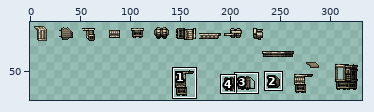
Sprite sheet -- content/Augments/augment.casing.smirglum.large.png. The first picture is a wide view before the edit; the outline marks the close-up.
Close-up. Earlier state:
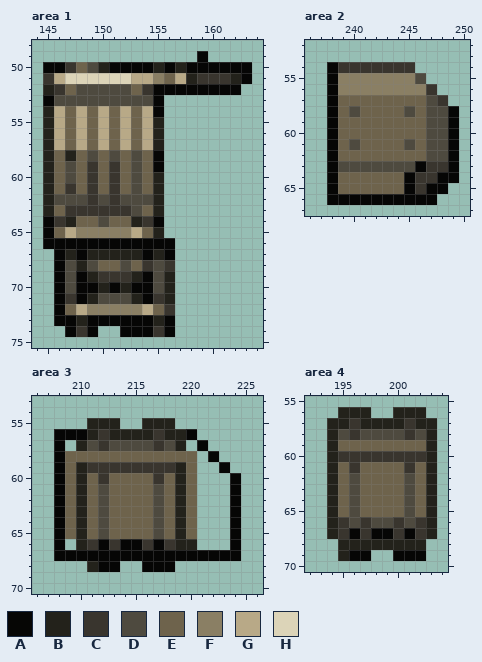
The file is 384x96 pixels. Colours within 5 levels of each other are drawn and written as one. Shown: area 1: x 144..164, y 48..75; area 2: x 236..250, y 52..67; area 3: x 206..226, y 53..70; area 4: x 192..204, y 55..70. The wide view leaves out empty margins. The commit also changed other parts of the picture, which this record leaves out.
Palette (. is transparent): A #060605  B #23221b  C #39352e  D #4e4a3f  E #6e634c  F #8a7f64  G #b8a987  H #dcd4b8
Now the later version:
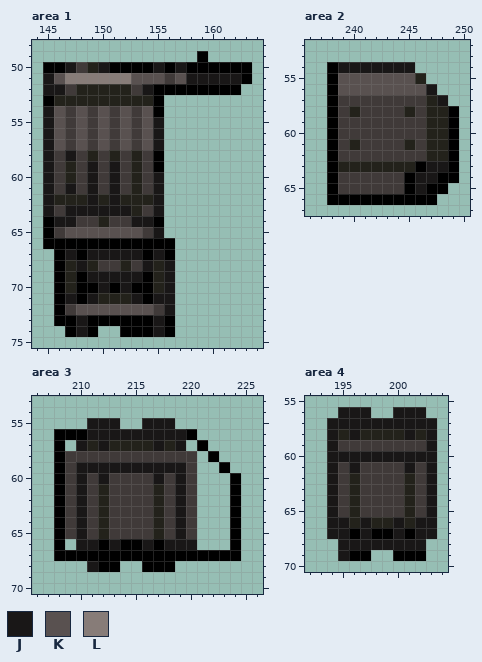
Colours new in this view: J #191717  K #595150  L #877c78
Changes in this commit:
colour A: #060605 -> #000000
colour E: #6e634c -> #403a39
Area 1:
y 50: x 147 C -> J; x 149..150 DB -> BJ; x 155 B -> J; x 157 B -> J
y 51: x 145..155 CGHHHHHHGGF -> JKLLLLLLKKK; x 157..162 GBCCCB -> KJJJJJ
y 52: x 145..146 BC -> JJ; x 148..152 DDDDD -> BBBBB; x 154 C -> J
y 53: x 146..154 DDDDDDDDD -> BBBBBBBBB
y 54: x 145..146 BG -> JK; x 148 G -> K; x 150 G -> K; x 152 G -> K; x 154 G -> K
y 55..57: x 145..146 BG -> JK; x 148 G -> K; x 150 G -> K; x 152 G -> K; x 154..155 GB -> KJ
y 58: x 145 B -> J; x 147 B -> J; x 149 D -> B; x 151 D -> B; x 153 D -> B
y 59: x 145 B -> J; x 147 D -> B; x 149 C -> J; x 151 C -> J; x 153 D -> B
y 60: x 145 B -> J; x 147 D -> B; x 149 C -> J; x 151 C -> J; x 153 D -> B; x 155 B -> J
y 61: x 145 B -> J; x 147 C -> J; x 149 C -> J; x 151 C -> J; x 153 D -> B; x 155 B -> J
y 62: x 145..155 BDDDCDCDDDB -> JBBBJBJBBBJ
y 63: x 145 B -> J; x 147..153 CCCCCCD -> JJJJJJB; x 155 B -> J
y 64: x 146..147 CB -> JJ; x 150 D -> B; x 153..154 BC -> JJ
y 65: x 147..153 GFFFFFG -> KKKKKKK; x 155 B -> J
y 67: x 147 B -> J; x 149..153 BBBBB -> JJJJJ; x 155 B -> J
y 68: x 147..149 DBD -> BJB; x 152 D -> B; x 154..156 CDC -> JBJ
y 69: x 147 D -> B; x 149..153 BCCCB -> JJJJJ; x 155..156 DB -> BJ
y 70: x 147 D -> B; x 150 B -> J; x 152 B -> J; x 155..156 DB -> BJ
y 71: x 147 C -> J; x 149..153 BDDDB -> JBBBJ; x 155..156 CB -> JJ
y 72: x 148..154 GFFFFFG -> KKKKKKK; x 156 C -> J
y 73: x 148 B -> J; x 155 B -> J
y 74: x 148 C -> J; x 155 C -> J
Area 2:
y 54: x 239..245 CCCCCCC -> JJJJJJJ
y 55: x 239..246 FFFFFFFD -> KKKKKKKB
y 56: x 239..247 FFFFFFFFC -> KKKKKKKKJ
y 57: x 247..248 DC -> BJ
y 58: x 240 D -> B; x 245 D -> B; x 247..248 DD -> BB
y 59..60: x 247..248 DD -> BB
y 61: x 240 D -> B; x 245 D -> B; x 247..248 DD -> BB
y 62: x 247..248 DD -> BB
y 63: x 239..245 DDDDDDD -> BBBBBBB; x 247..248 CC -> JJ
y 64: x 246..247 CC -> JJ
y 65: x 246 C -> J
Area 3:
y 55: x 211..213 BBB -> JJJ; x 216..218 BBB -> JJJ
y 56: x 211..219 BCBBBBCBB -> JJJJJJJJJ
y 57: x 210..219 BDCDDDDCDB -> JBJBBBBJBJ
y 59: x 210..219 BCCCCCCCCB -> JJJJJJJJJJ
y 60: x 210 B -> J; x 212 C -> J; x 217 C -> J; x 219 B -> J
y 61..65: x 210 B -> J; x 212 D -> B; x 217 D -> B; x 219 B -> J
y 66: x 210..211 BC -> JJ; x 213 C -> J; x 216 C -> J; x 218..220 CBB -> JJJ
y 68: x 211 B -> J
Area 4:
y 56: x 195..197 BBB -> JJJ; x 200..202 BBB -> JJJ
y 57: x 194..203 BBCBBBBCBB -> JJJJJJJJJJ
y 58: x 194..203 BDCDDDDCDB -> JBJBBBBJBJ
y 59: x 194 B -> J; x 203 B -> J
y 60: x 194..203 BCCCCCCCCB -> JJJJJJJJJJ
y 61: x 194 B -> J; x 196 C -> J; x 201 C -> J; x 203 B -> J
y 62..65: x 194 B -> J; x 196 D -> B; x 201 D -> B; x 203 B -> J
y 66: x 194..203 BCDCDDCDCB -> JJBJBBJBJJ
y 67: x 194..195 BC -> JJ; x 197 C -> J; x 200 C -> J; x 202..203 CB -> JJ
y 68: x 195..202 BBBBBBBB -> JJJJJJJJ
y 69: x 195 B -> J
